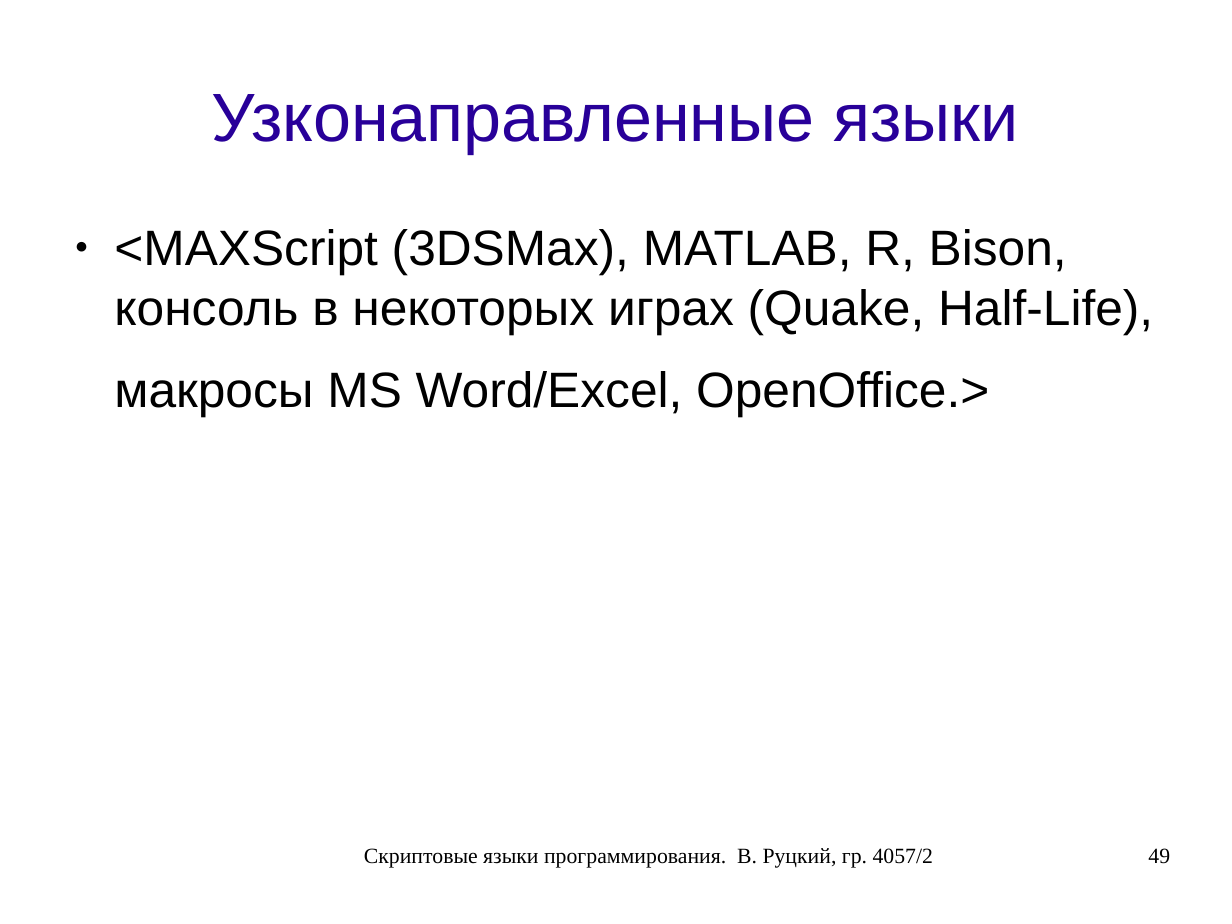
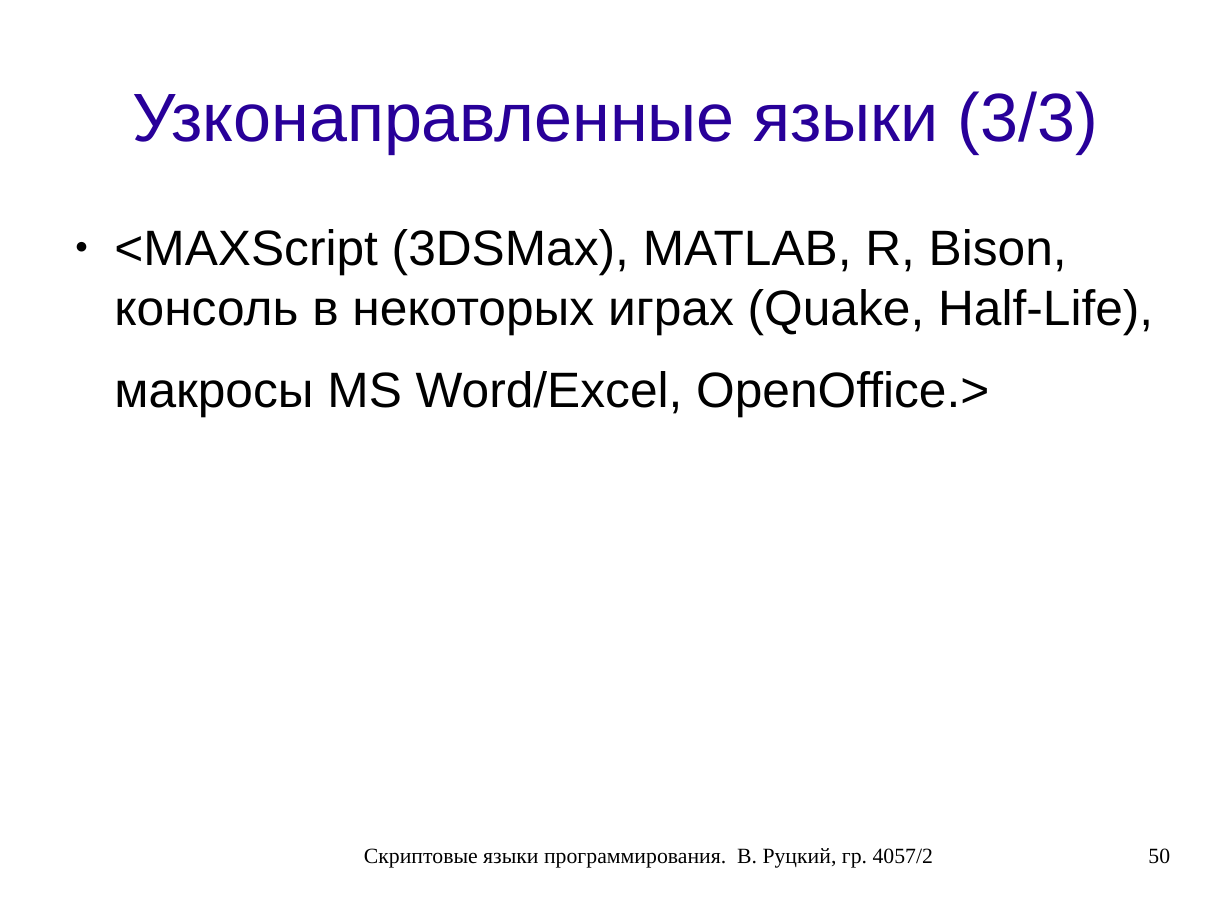
Before and after one commit to rutsky/semester07, a slide deck: slide 50 of Operation_systems/scripting_languages/40572_Rutsky_Scripting_languages.odp (slide 49 before the commit). Drawn at 1232x924 pixels with LibreOffice and Linux fonts; fonts in the diff are those of the drawing. Boxes give left, top, right and bottom in pixels: in the first picture for what was removed or moved away, otherwise in the second. Text is boxed around its words. In the diff, an @@ line names an element or a change of style, - is before the commit and + after.

```diff
--- a/Operation_systems/scripting_languages/40572_Rutsky_Scripting_languages.odp
+++ b/Operation_systems/scripting_languages/40572_Rutsky_Scripting_languages.odp
@@ title at [132,91,1098,153]: text changed @@
-Узконаправленные языки
+Узконаправленные языки (3/3)
@@ page number at [1148,848,1170,864]: text changed @@
-49
+50
```
Also in this commit, not shown: 5 other slides changed, 1 slide added.
